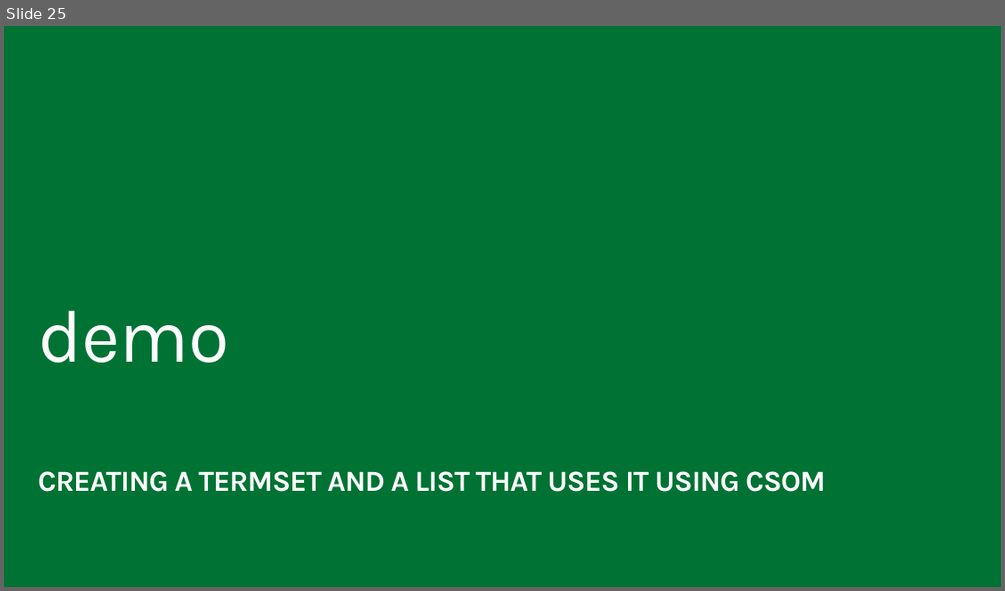
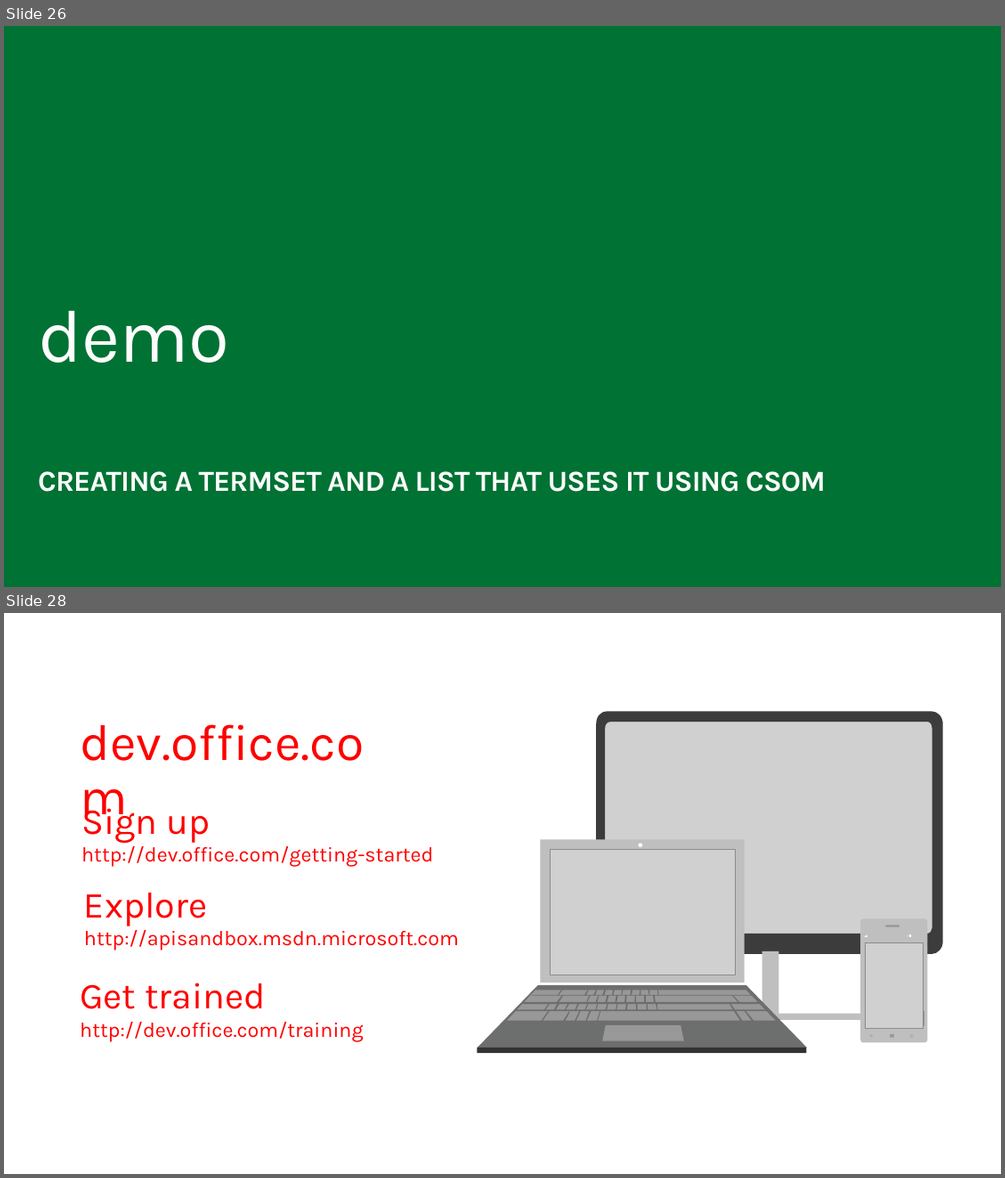
Before and after one commit to fabbbiob/TrainingContent, a slide deck: O3656-8 Developing advanced Taxonomy Scenarios in Office 365/O3656-8 Developing advanced Taxonomy Scenarios in Office 365.pptx. Shown one above the other, each under a label of ours: slide 25 before the commit, slides 26 and 28 after it; the slides between them are not shown. The pictures are 1005x591 and 1005x1178 pixels, drawn with LibreOffice and Linux fonts; fonts in the diff are those of the drawing; grey boxes stand for pictures. Boxes give left, top, right and bottom in pixels: in the first picture for what was removed or moved away, otherwise in the second. Text is boxed around its words. In the diff, an @@ line names an element or a change of style, - is before the commit and + after.

Commit message:
O3656-8 Developing advanced Taxonomy Scenarios in Office 365

```diff
--- a/O3656-8 Developing advanced Taxonomy Scenarios in Office 365/O3656-8 Developing advanced Taxonomy Scenarios in Office 365.pptx
+++ b/O3656-8 Developing advanced Taxonomy Scenarios in Office 365/O3656-8 Developing advanced Taxonomy Scenarios in Office 365.pptx
@@ slide 28 added at (x1=4, y1=613, x2=1001, y2=1174), background #FFFFFF @@
@@ text added at (x1=80, y1=724, x2=364, y2=761), 49 pt, text #FF0000 @@
+dev.office.com
@@ text added at (x1=81, y1=801, x2=433, y2=867), 20 pt, text #FF0000 @@
+Sign up
+http://dev.office.com/getting-started
@@ text added at (x1=84, y1=892, x2=459, y2=950), 20 pt, text #FF0000 @@
+Explore
+http://apisandbox.msdn.microsoft.com
@@ group added at (x1=596, y1=711, x2=943, y2=1020): 2 rectangles, 1 picture, 1 freeform shape @@
@@ group added at (x1=860, y1=919, x2=927, y2=1042): 19 rectangles, 7 freeform shapes, 2 lines, 1 ellipse, 1 picture @@
@@ text added at (x1=80, y1=982, x2=364, y2=1041), 20 pt, text #FF0000 @@
+Get trained
+http://dev.office.com/training
@@ group added at (x1=477, y1=840, x2=807, y2=1053): 41 freeform shapes, 7 rectangles, 1 picture, 1 ellipse @@
@@ what was slide 25 is now slide 26 @@
```
Also in this commit, not shown: 3 other slides added.
